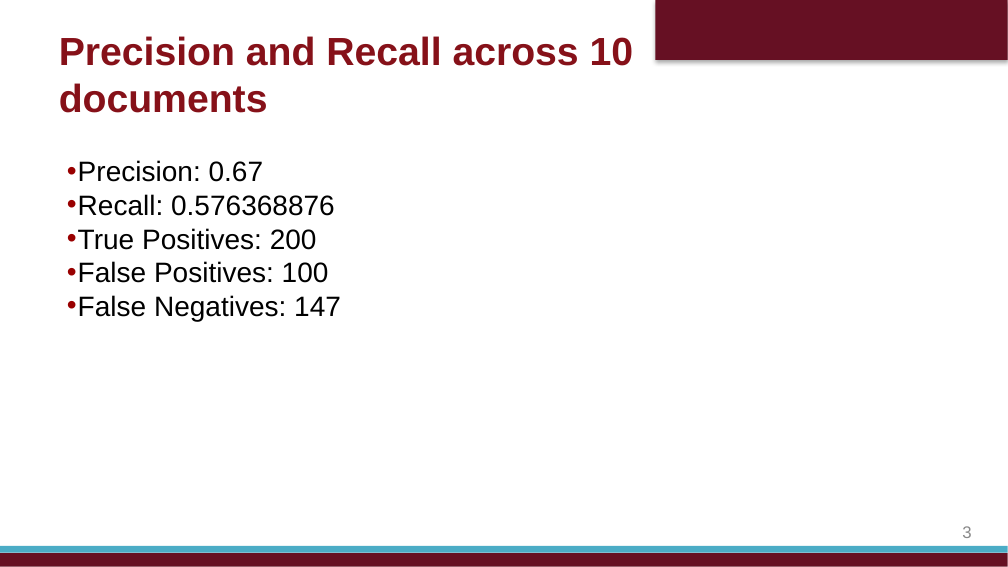
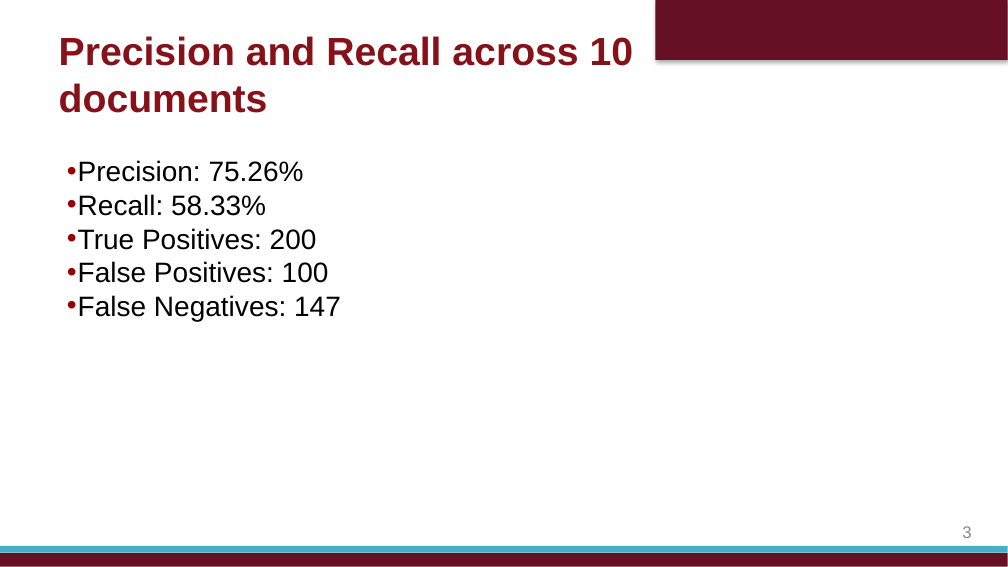
Before and after one commit to bwaters34/foodMonitoringNLP, a slide deck: slide 3 of Presentation/18Jan2018.pptx. Drawn at 1008x567 pixels with LibreOffice and Linux fonts; fonts in the diff are those of the drawing; background and template pictures are left out. Boxes give left, top, right and bottom in pixels: in the first picture for what was removed or moved away, otherwise in the second. Text is boxed around its words. In the diff, an @@ line names an element or a change of style, - is before the commit and + after.

```diff
--- a/Presentation/18Jan2018.pptx
+++ b/Presentation/18Jan2018.pptx
@@ text at [78,160,304,216]: text changed @@
-• Precision: 0.67
-• Recall: 0.576368876
+• Precision: 75.26%
+• Recall: 58.33%
```
Also in this commit, not shown: 1 other slide changed, 1 slide removed, 8 other files.
